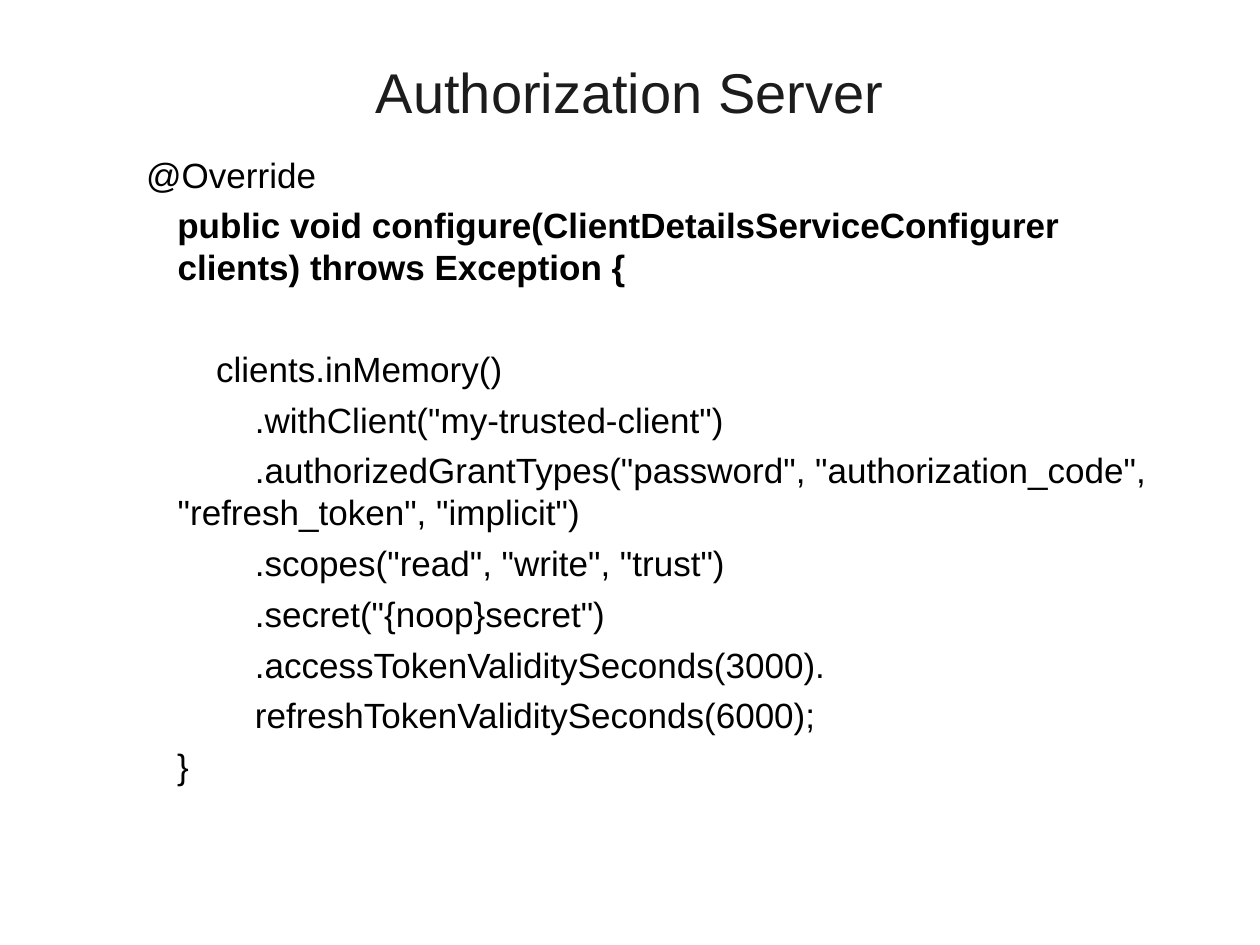
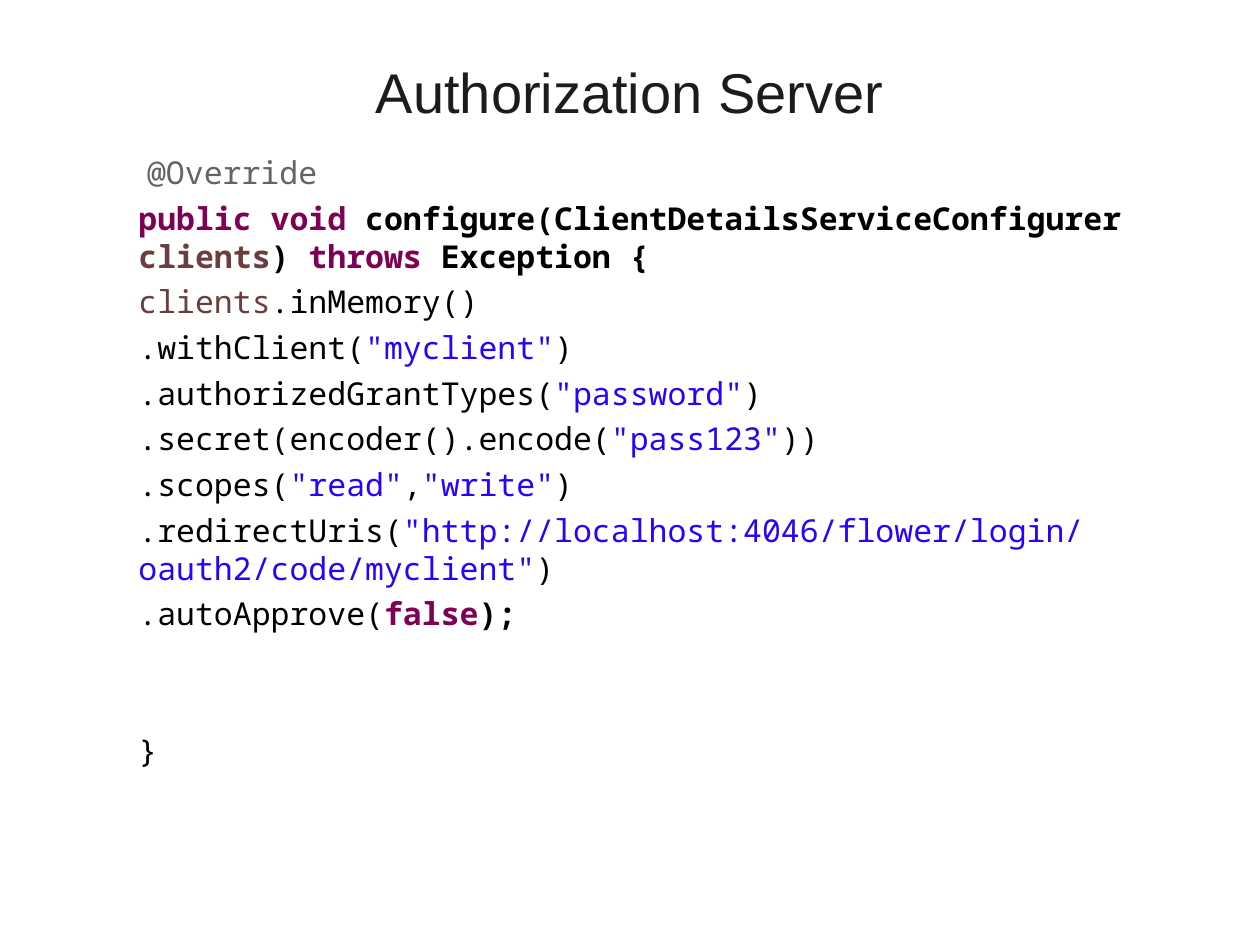
Before and after one commit to vatsank/spring_presentations, a slide deck: slide 61 of SpringMicroService_Module2_Ver01.ppt (slide 57 before the commit). Drawn at 1260x945 pixels with LibreOffice and Linux fonts; fonts in the diff are those of the drawing; background and template pictures are left out. Boxes give left, top, right and bottom in pixels: in the first picture for what was removed or moved away, otherwise in the second. Text is boxed around its words. In the diff, an @@ line names an element or a change of style, - is before the commit and + after.

```diff
--- a/SpringMicroService_Module2_Ver01.ppt
+++ b/SpringMicroService_Module2_Ver01.ppt
@@ text at [138,160,1121,321]: size 20 to 18 pt, font Arial to Noto Sans Mono in "@Override", "public void configure(ClientDetailsServiceConfigurer clients ...", "clients.inMemory()", "}"; text colour #000000 to #646464 in "@Override"; text colour #000000 to #7F0055 in "public void throws"; text colour #000000 to #6A3E3E in "clients)", "clients.inMemory()"; indent changed @@
@@ text at [138,335,1083,633]: text changed; size 20 to 18 pt; font Arial to Noto Sans Mono @@
-  .withClient("my-trusted-client")
-  .authorizedGrantTypes("password", "authorization_code", "refresh_token", "implicit")
-  .scopes("read", "write", "trust")
-  .secret("{noop}secret")
-  .accessTokenValiditySeconds(3000).
-  refreshTokenValiditySeconds(6000);
+  .withClient("myclient")
+  .authorizedGrantTypes("password")
+  .secret(encoder().encode("pass123"))
+  .scopes("read","write")
+  .redirectUris("http://localhost:4046/flower/login/oauth2/code/myclient")
+  .autoApprove(false);
```
Also in this commit, not shown: 25 other slides changed, 49 slides added, 5 slides removed, 2 other files.
